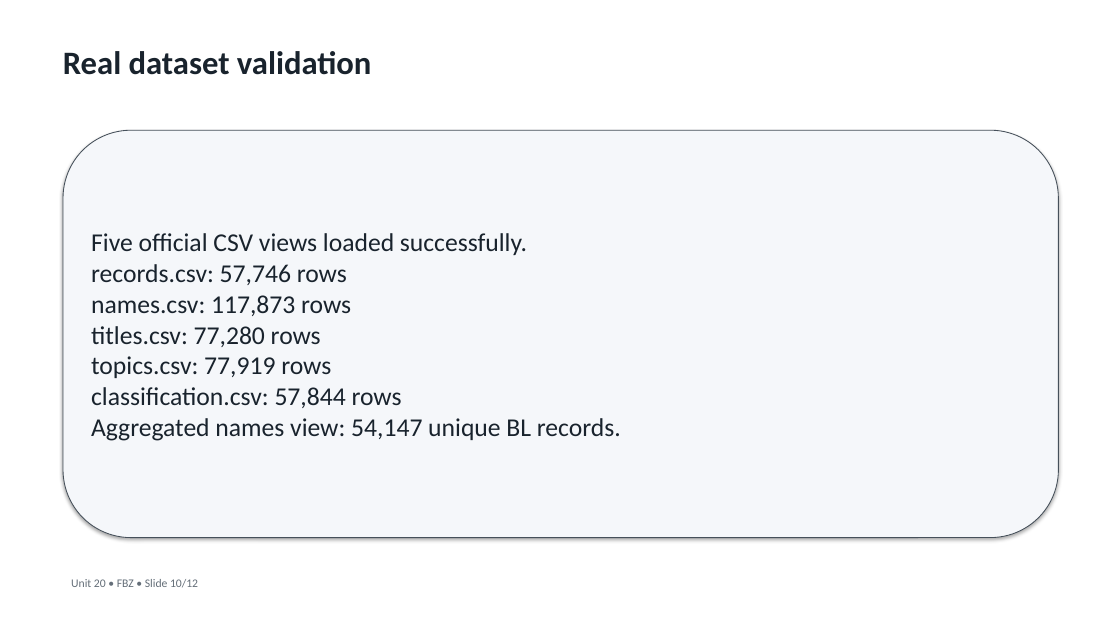
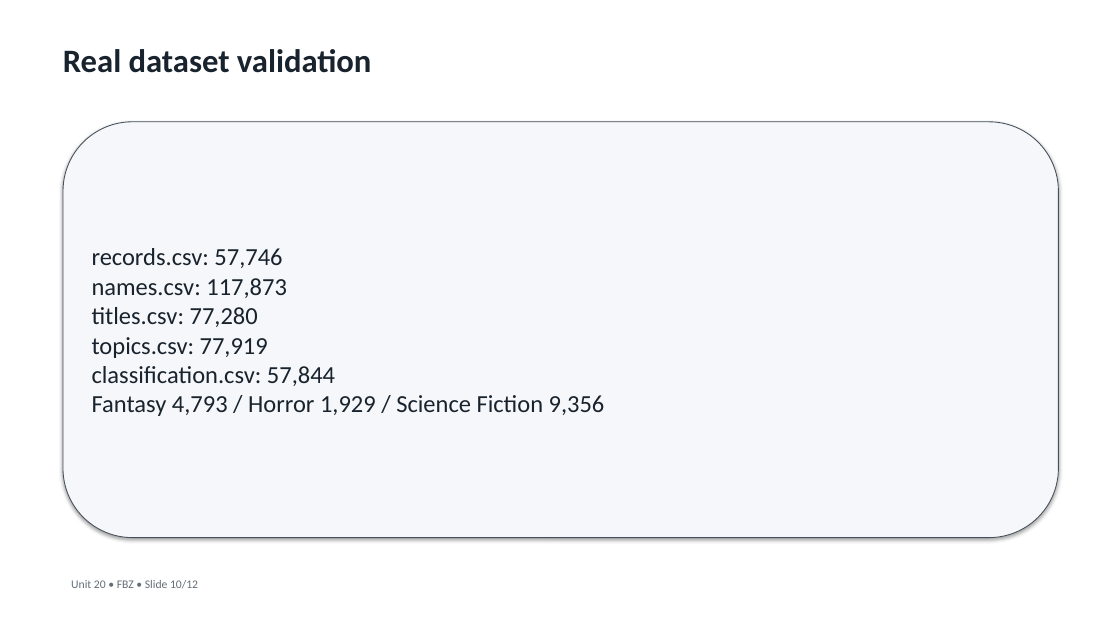
Before and after one commit to alibuildswebsites-ux/Unit20-FBZ-Comics-Unmasked-Application, a slide deck: slide 10 of submission/Unit20_FBZ_SOLID_OOP_Presentation.pptx. Drawn at 1120x630 pixels with LibreOffice and Linux fonts; fonts in the diff are those of the drawing. Boxes give left, top, right and bottom in pixels: in the first picture for what was removed or moved away, otherwise in the second. Text is boxed around its words. In the diff, an @@ line names an element or a change of style, - is before the commit and + after.

```diff
--- a/submission/Unit20_FBZ_SOLID_OOP_Presentation.pptx
+++ b/submission/Unit20_FBZ_SOLID_OOP_Presentation.pptx
@@ rounded rectangle "records.csv: 57,746 names.csv: 117,873 titles.csv: ...": place and size @@
-rounded rectangle "records.csv: 57,746 names.csv: 117,873 titles.csv: ..." at (63, 130, 1059, 538)
+rounded rectangle "records.csv: 57,746 names.csv: 117,873 titles.csv: ..." at (63, 122, 1059, 538)
@@ text in rounded rectangle at (92, 248, 605, 416): text changed; size 22 to 21 pt @@
-Five official CSV views loaded successfully.
-records.csv: 57,746 rows
-names.csv: 117,873 rows
-titles.csv: 77,280 rows
-topics.csv: 77,919 rows
-classification.csv: 57,844 rows
-Aggregated names view: 54,147 unique BL records.
+records.csv: 57,746
+names.csv: 117,873
+titles.csv: 77,280
+topics.csv: 77,919
+classification.csv: 57,844
+Fantasy 4,793 / Horror 1,929 / Science Fiction 9,356
```
Also in this commit, not shown: 9 other slides changed, 2 slides added, 2 slides removed, 36 other files.
